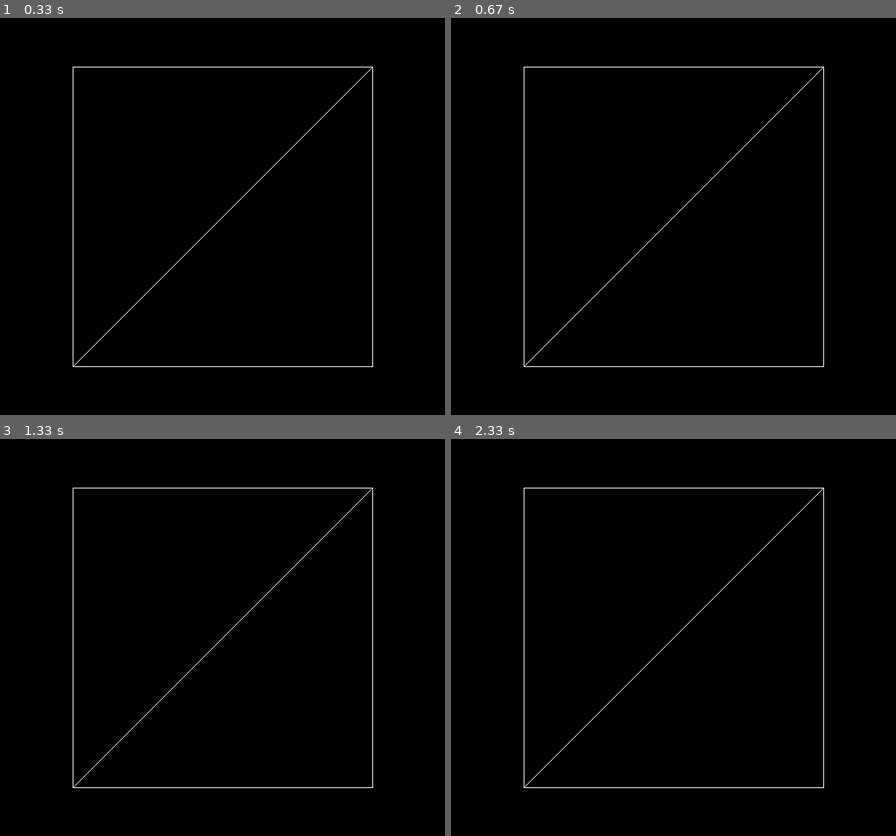
Above: before the commit, frames 1-4 (two rows, left to right).
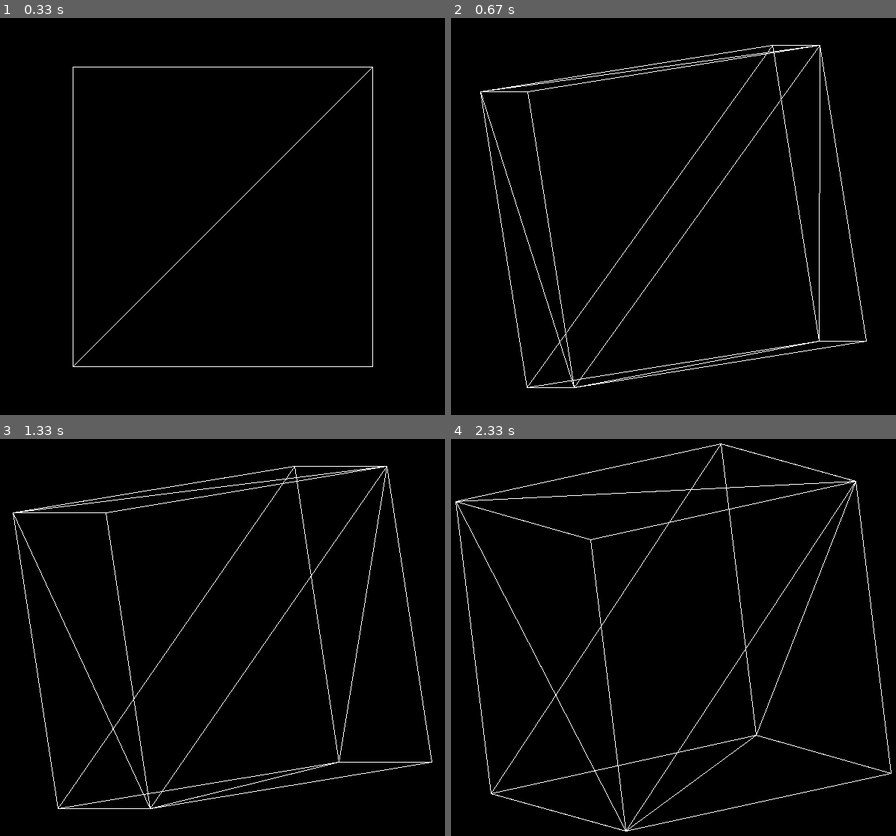
Above: after the commit, the same moments.

Repository: learngift/pygame3d
Game: pygame game, started from MeshViewer.py
The game is run twice, just before and just after one commit, with the same random seed, the same clock (stepped at 60 frames per second) and the same inputs.
Inputs:
- Up to frame 1 (0.33 s): no input
- Up to frame 2 (0.67 s): hold Page Down from 0.33 s (still down); hold Right from 0.33 s (still down)
- Up to frame 3 (1.33 s): release Page Down at 0.8 s; release Right at 0.8 s; tap + at 0.83 s; hold Right from 1.17 s (still down); tap - at 1.32 s
- Up to frame 4 (2.33 s): release Right at 1.63 s; hold Up 1.67-1.97 s; tap Page Up at 1.82 s; hold Right from 2 s (still down); tap Page Down at 2.15 s

Frame 1 is identical in both runs. In frame 2, 2.4% of the frame differs, in the area x 6-94%, y 6-94%; in frame 3, 2.5%; in frame 4, 2.6%, in the area x 1-99%, y 1-99%.

Commit message:
rotations from keyboard

Diff:
--- a/MeshViewer.py
+++ b/MeshViewer.py
@@ -76,6 +76,14 @@
         for face in self.faces:
             face.render(env3d, self.points)
 
+    def rotateX(self, angle):
+        for p in self.points: p.rotateX(angle)
+
+    def rotateY(self, angle):
+        for p in self.points: p.rotateY(angle)
+
+    def rotateZ(self, angle):
+        for p in self.points: p.rotateZ(angle)
 
 def GetCube():
     o = Objet()
@@ -120,6 +128,23 @@
         for event in pygame.event.get():
             if event.type == pygame.QUIT:
                 running = False
+            elif event.type == pygame.KEYDOWN:
+                if event.key == pygame.K_LEFT:
+                    main_object.rotateY(math.pi / 20)
+                elif event.key == pygame.K_RIGHT:
+                    main_object.rotateY(-math.pi / 20)
+                elif event.key == pygame.K_UP:
+                    main_object.rotateX(math.pi / 20)
+                elif event.key == pygame.K_DOWN:
+                    main_object.rotateX(-math.pi / 20)
+                elif event.key == pygame.K_PAGEUP:
+                    main_object.rotateZ(math.pi / 20)
+                elif event.key == pygame.K_PAGEDOWN:
+                    main_object.rotateZ(-math.pi / 20)
+                elif event.key == pygame.K_KP_MINUS: # K_F1 si laptop
+                    env3d.zoom_factor /= 1.1
+                elif event.key == pygame.K_KP_PLUS: # K_F2
+                    env3d.zoom_factor *= 1.1
 
         main_object.display(env3d)
         pygame.display.flip()
